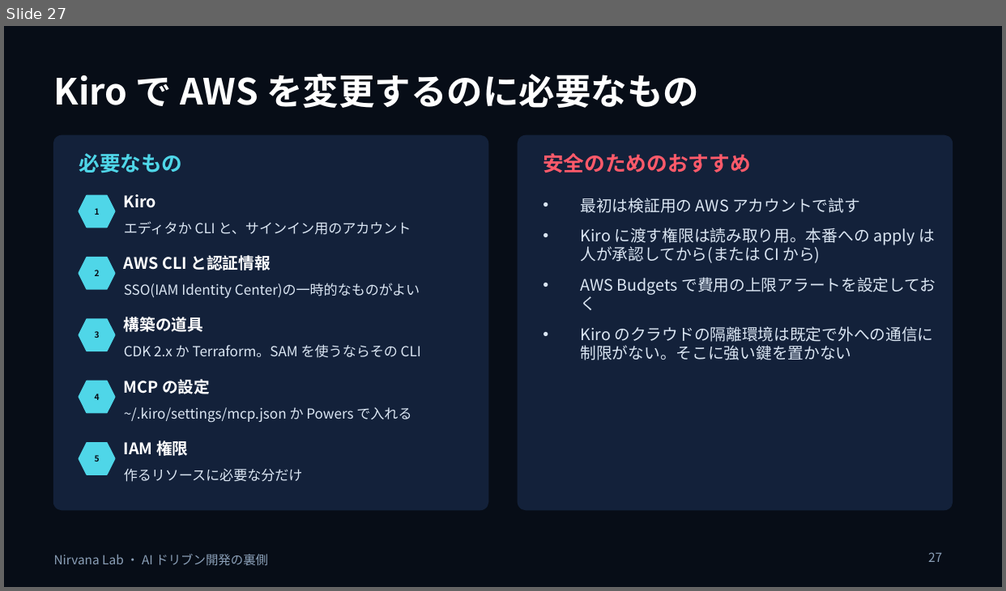
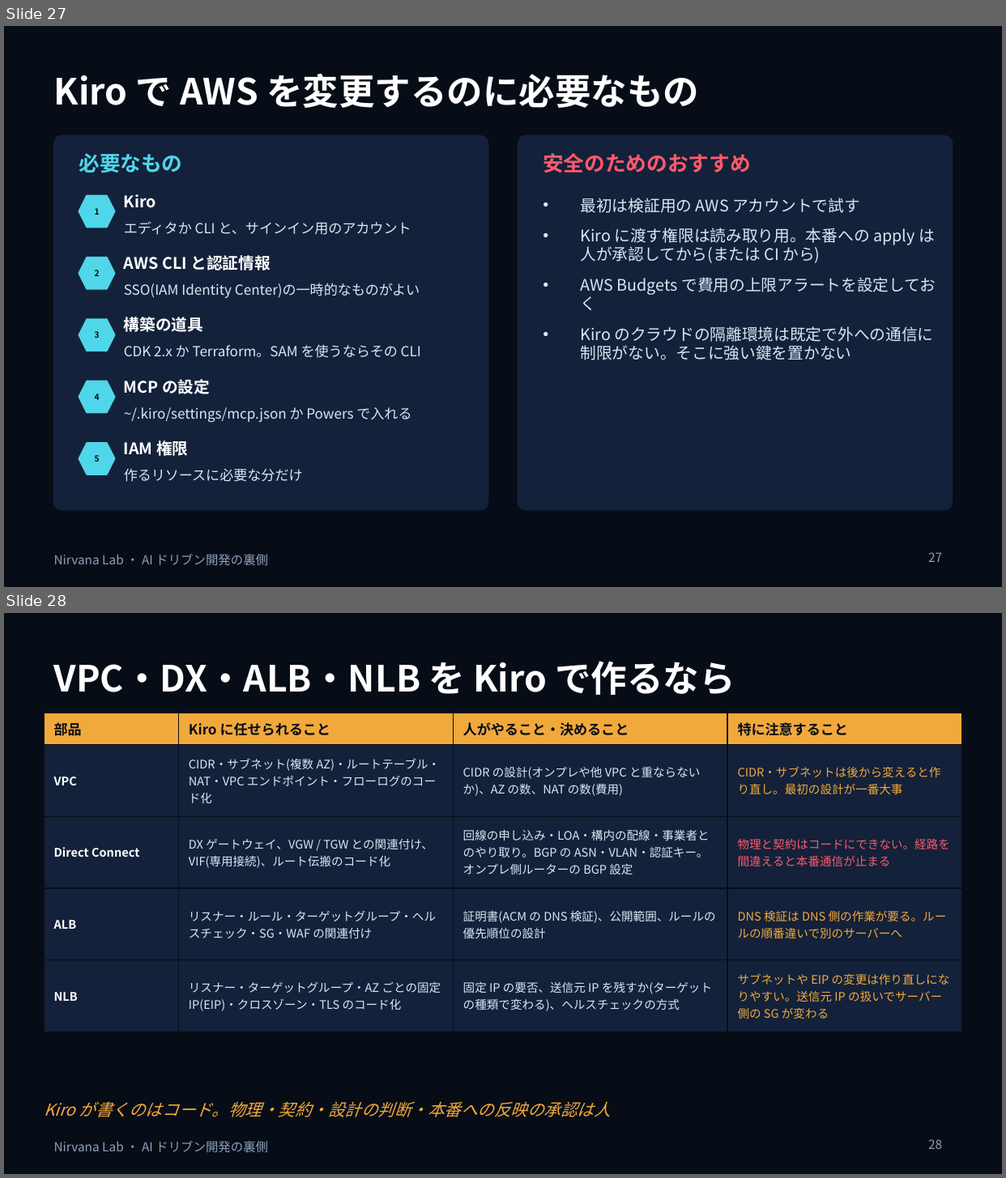
Before and after one commit to w-index-m/nirvana-lab, a slide deck: docs/ai-driven-dev-behind-the-scenes.pptx. Shown one above the other, each under a label of ours: slide 27 before the commit, slides 27 and 28 after it. The pictures are 1006x591 and 1006x1178 pixels, drawn with LibreOffice and Linux fonts; fonts in the diff are those of the drawing. Boxes give left, top, right and bottom in pixels: in the first picture for what was removed or moved away, otherwise in the second. Text is boxed around its words. In the diff, an @@ line names an element or a change of style, - is before the commit and + after.

```diff
--- a/docs/ai-driven-dev-behind-the-scenes.pptx
+++ b/docs/ai-driven-dev-behind-the-scenes.pptx
@@ slide 28 added at [4, 613, 1002, 1174], background #070D17; not listed: 1 template element that a slide beside it also shows @@
@@ title added at [54, 661, 735, 695], 26 pt, text #FFFFFF, bold @@
+VPC・DX・ALB・NLB を Kiro で作るなら
@@ table added at [44, 713, 962, 1022], 5 rows, 4 columns @@
+部品 | Kiro に任せられること | 人がやること・決めること | 特に注意すること
+VPC | CIDR・サブネット(複数 AZ)・ルートテーブル・NAT・VPC エンドポイント・フローログのコード化 | CIDR の設計(オンプレや他 VPC と重ならないか)、AZ の数、NAT の数(費用) | CIDR・サブネットは後から変えると作り直し。最初の設計が一番大事
+Direct Connect | DX ゲートウェイ、VGW / TGW との関連付け、VIF(専用接続)、ルート伝搬のコード化 | 回線の申し込み・LOA・構内の配線・事業者とのやり取り。BGP の ASN・VLAN・認証キー。オンプレ側ルーターの BGP 設定 | 物理と契約はコードにできない。経路を間違えると本番通信が止まる
+ALB | リスナー・ルール・ターゲットグループ・ヘルスチェック・SG・WAF の関連付け | 証明書(ACM の DNS 検証)、公開範囲、ルールの優先順位の設計 | DNS 検証は DNS 側の作業が要る。ルールの順番違いで別のサーバーへ
+NLB | リスナー・ターゲットグループ・AZ ごとの固定 IP(EIP)・クロスゾーン・TLS のコード化 | 固定 IP の要否、送信元 IP を残すか(ターゲットの種類で変わる)、ヘルスチェックの方式 | サブネットや EIP の変更は作り直しになりやすい。送信元 IP の扱いでサーバー側の SG が変わる
@@ text added at [44, 1101, 611, 1118], 12 pt, text #F2A93B, italic @@
+Kiro が書くのはコード。物理・契約・設計の判断・本番への反映の承認は人
@@ page number added at [928, 1139, 942, 1149], 9 pt, text #8BA0B8 @@
+28
```
Also in this commit, not shown: 2 other slides added, 2 other files.
